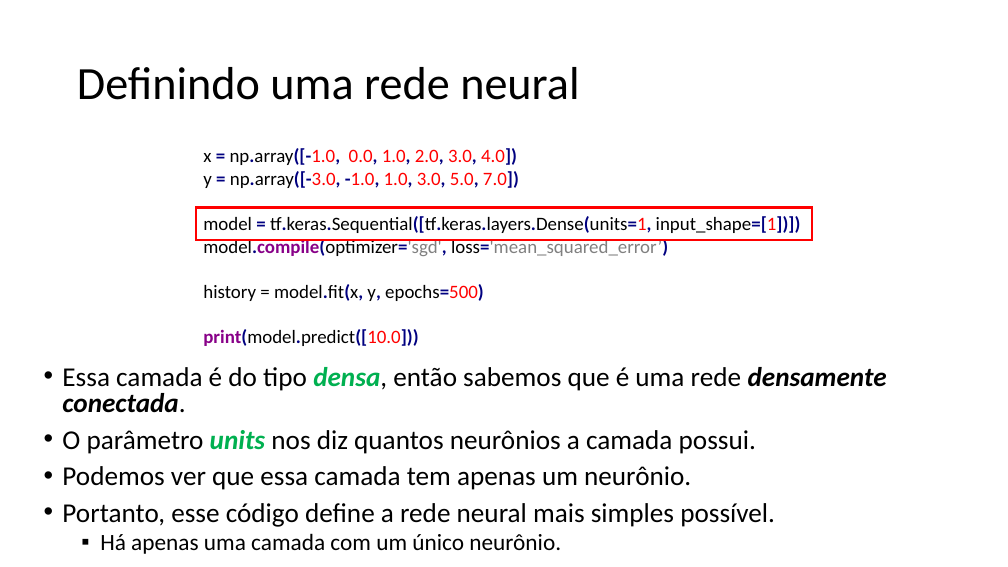
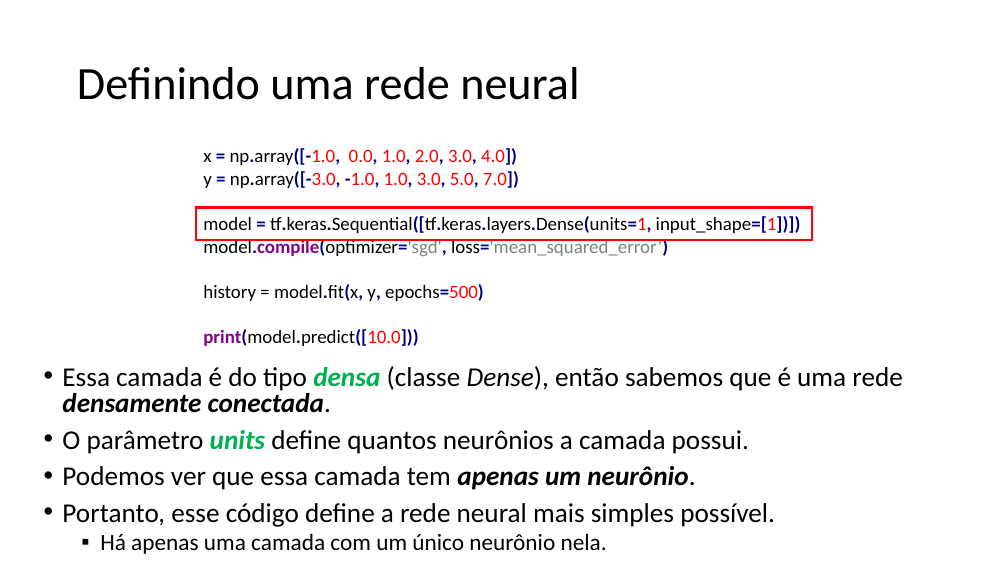
Before and after one commit to zz4fap/tp557-iot-ml, a slide deck: slide 13 of slides/TP557_7_Regressão_com_DNNs_parte_I.pptx (slide 11 before the commit). Drawn at 1008x567 pixels with LibreOffice and Linux fonts; fonts in the diff are those of the drawing. Boxes give left, top, right and bottom in pixels: in the first picture for what was removed or moved away, otherwise in the second. Text is boxed around its words. In the diff, an @@ line names an element or a change of style, - is before the commit and + after.

```diff
--- a/slides/TP557_7_Regressão_com_DNNs_parte_I.pptx
+++ b/slides/TP557_7_Regressão_com_DNNs_parte_I.pptx
@@ text at (62,366,902,454): text changed @@
-• Essa camada é do tipo densa, então sabemos que é uma rede densamente conectada.
-• O parâmetro units nos diz quantos neurônios a camada possui.
+• Essa camada é do tipo densa (classe Dense), então sabemos que é uma rede densamente conectada.
+• O parâmetro units define quantos neurônios a camada possui.
@@ text at (62,466,695,490): bold on, italic on in "apenas um neurônio." @@
@@ text at (100,533,607,554): text changed @@
-  ▪ Há apenas uma camada com um único neurônio.
+  ▪ Há apenas uma camada com um único neurônio nela.
```
Also in this commit, not shown: 12 other slides changed, 4 slides added, 1 other file.
